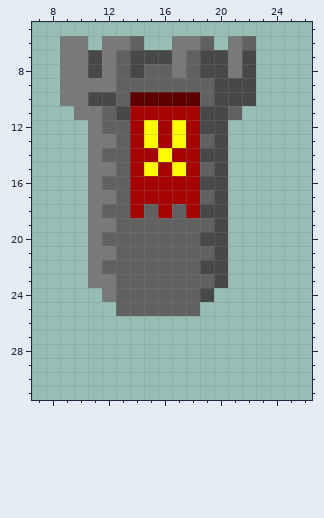
Pixel-art sprite: sprites/tower1_red.png. Above is the file before it was changed.
The file is 32x32 pixels. Shown: x 7..26, y 5..31.
And afterwards:
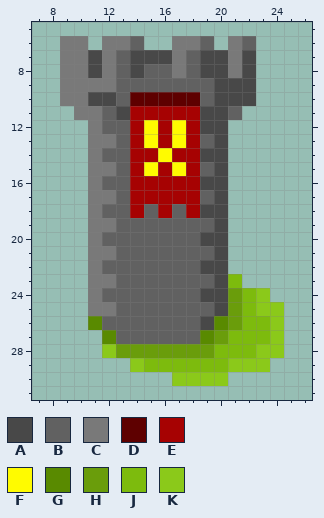
Palette (. is transparent): A #484848  B #616161  C #797979  D #5e0000  E #a60202  F #fffb00  G #598a00  H #6a9d0b  J #7dbb0d  K #8bc91a
Edits made:
y 23: x 21 . -> J
y 24: x 11..12 .C -> CB; x 20..23 .... -> AHJK
y 25: x 11..12 .. -> CC; x 19..24 ...... -> BAHJKK
y 26: x 11..24 .............. -> GBBBBBBBAGHJJK
y 27: x 12..24 ............. -> GBBBBBBGHJJJK
y 28: x 12..24 ............. -> KHHHHHHHJJJKK
y 29: x 14..23 .......... -> KJJJJJJKKK
y 30: x 17..20 .... -> KKKK
Changed places in both pictures, as pixel boxes (x1, y1, x2, y2):
changed: (88, 274, 284, 386)
